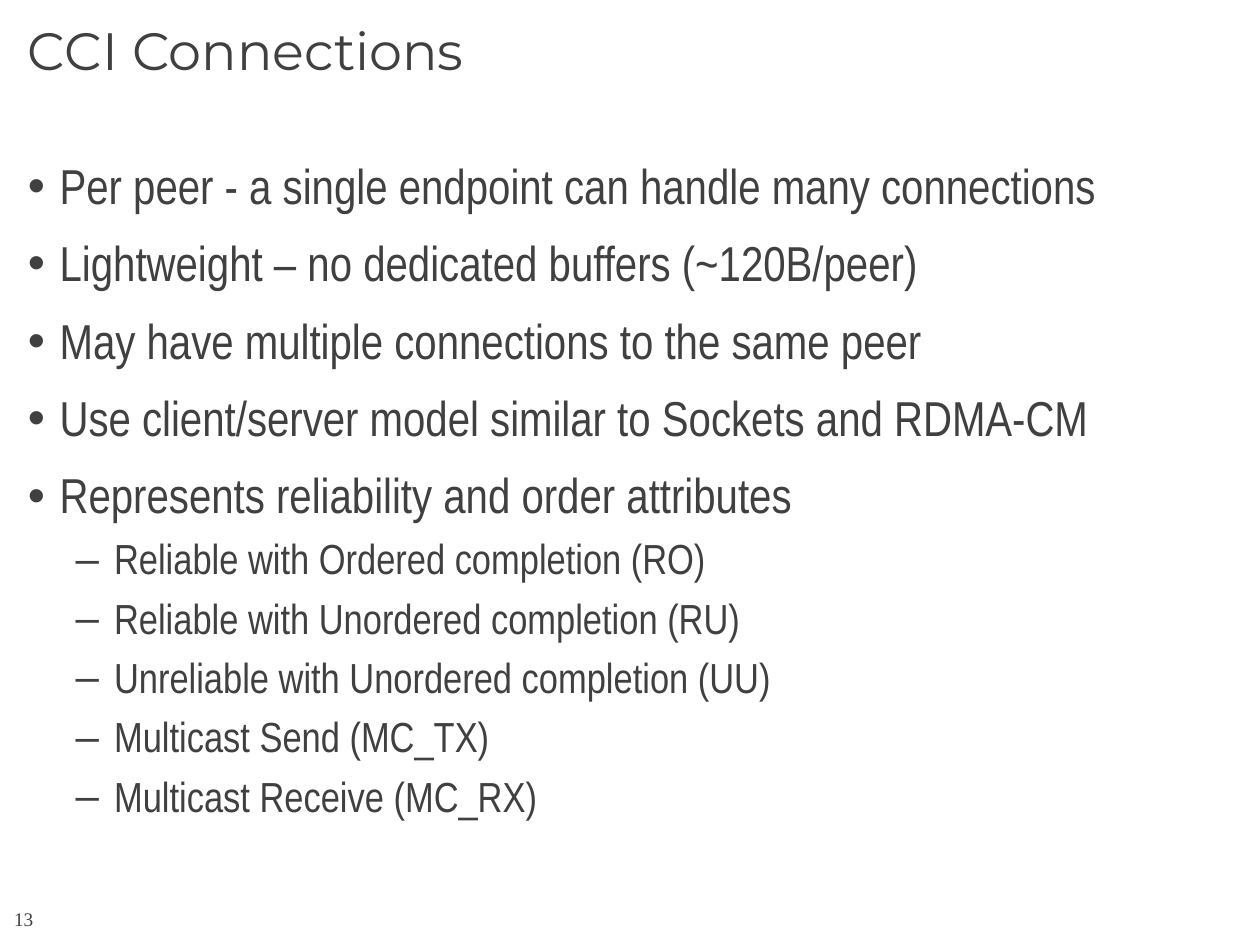
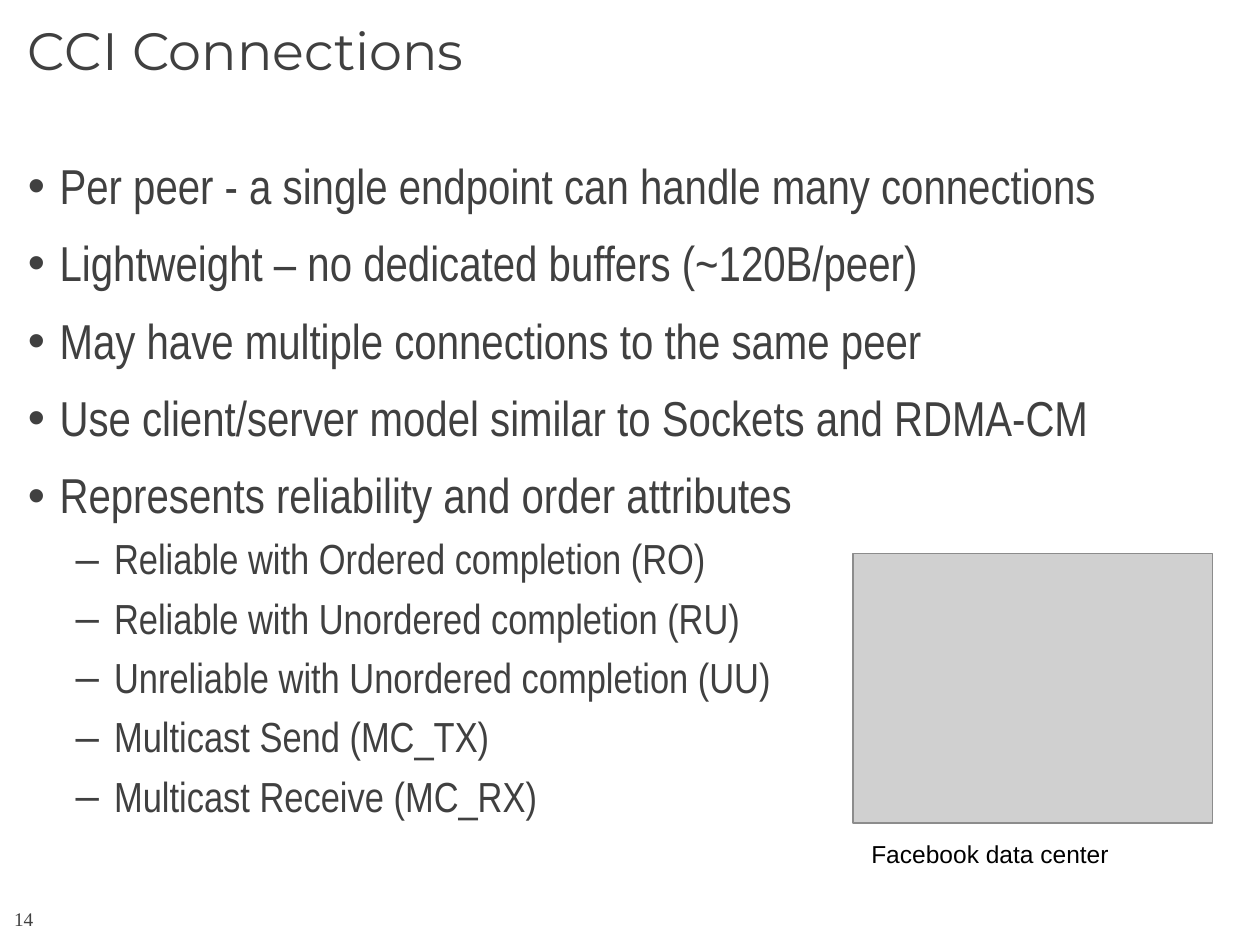
Before and after one commit to CCI/pub, a slide deck: slide 14 of slides/HotI-2011/2011-HotI-CCI-OLCF.pptx (slide 13 before the commit). Drawn at 1260x945 pixels with LibreOffice and Linux fonts; fonts in the diff are those of the drawing; grey boxes stand for pictures; background and template pictures are left out. Boxes give left, top, right and bottom in pixels: in the first picture for what was removed or moved away, otherwise in the second. Text is boxed around its words. In the diff, an @@ line names an element or a change of style, - is before the commit and + after.

```diff
--- a/slides/HotI-2011/2011-HotI-CCI-OLCF.pptx
+++ b/slides/HotI-2011/2011-HotI-CCI-OLCF.pptx
@@ picture added at [853, 553, 1212, 823] @@
@@ text added at [871, 845, 1108, 864], 14 pt, text #000000 @@
+Facebook data center
@@ page number at [14, 913, 33, 926]: text changed @@
-13
+14
```
Also in this commit, not shown: 3 other slides changed, 1 slide added.
